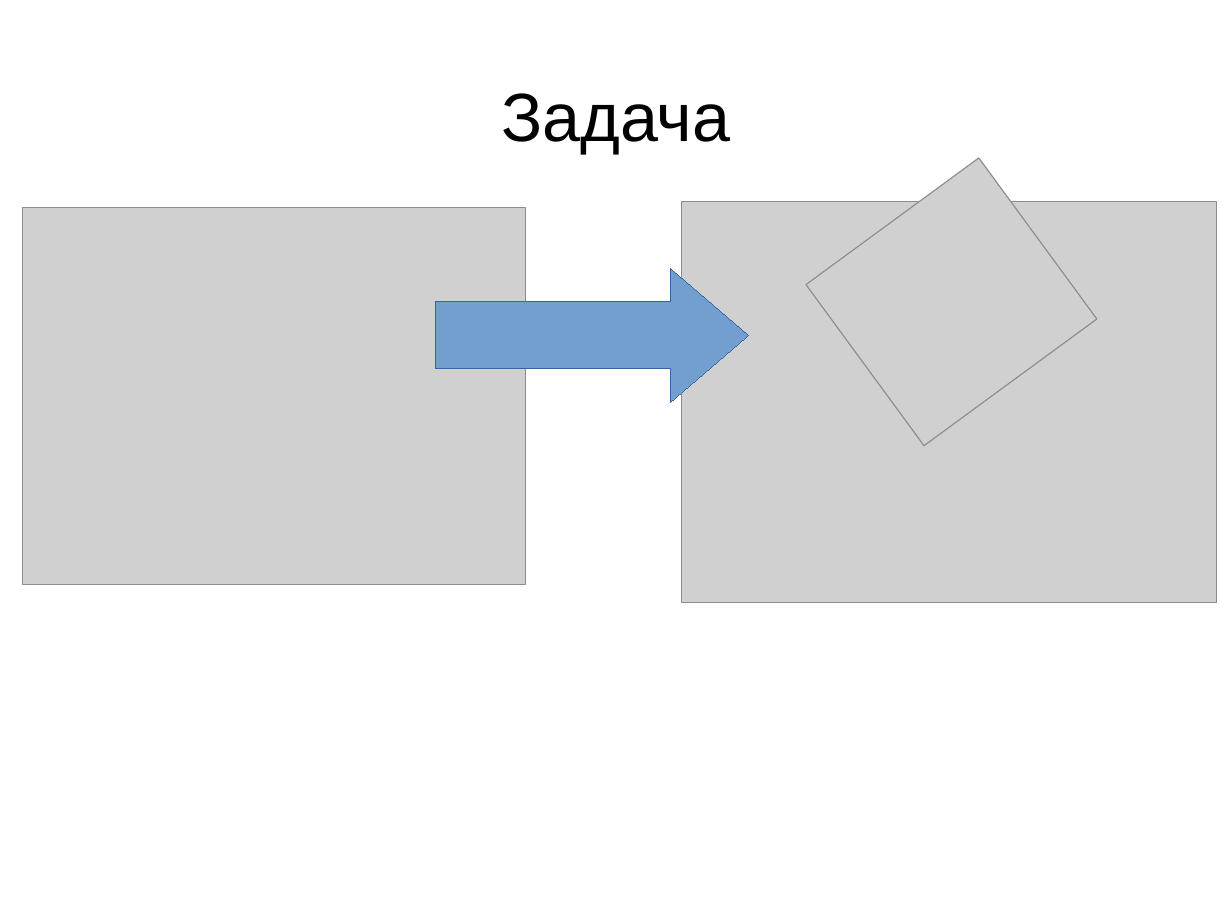
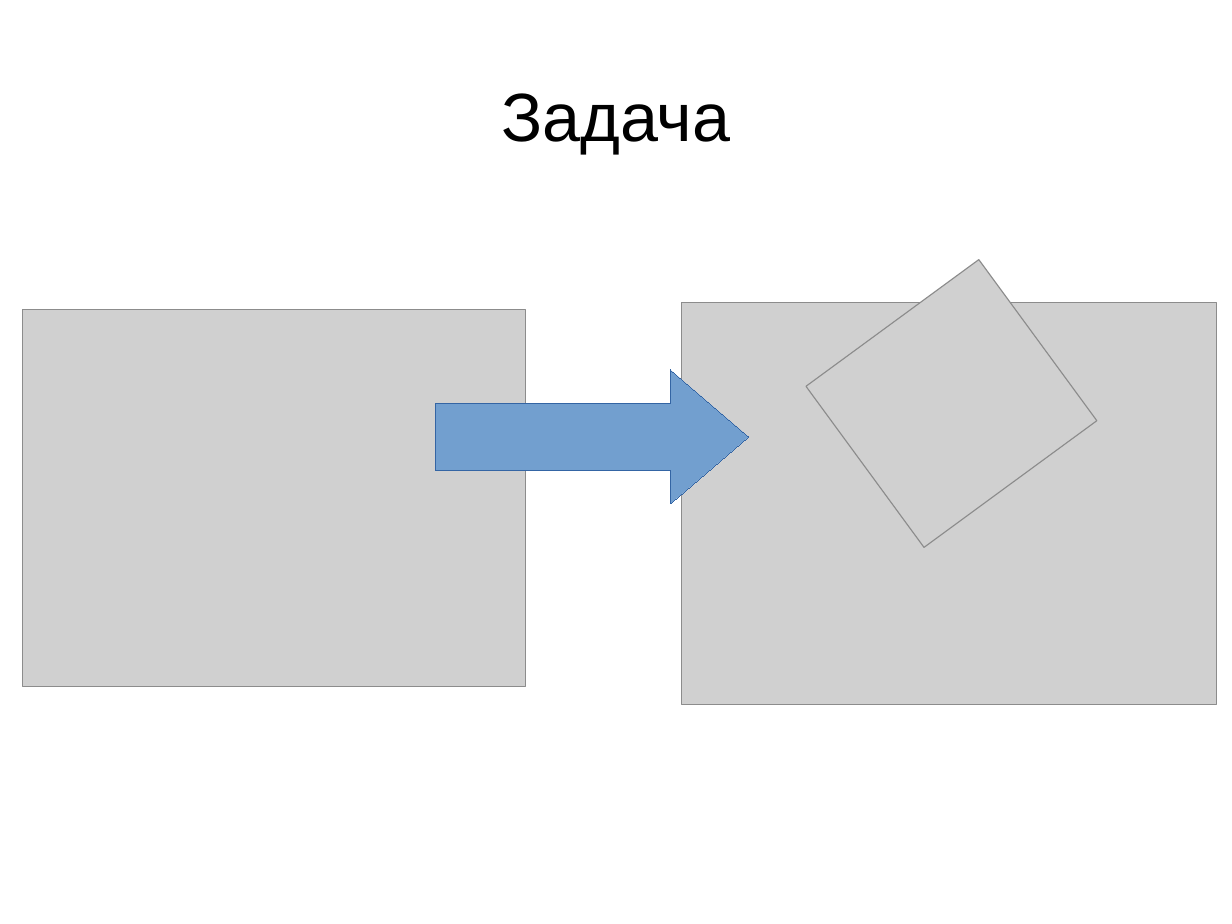
Before and after one commit to dorooleg/cartoon-faces, a slide deck: slide 2 of presentation.pptx. Drawn at 1232x924 pixels with LibreOffice and Linux fonts; fonts in the diff are those of the drawing; grey boxes stand for pictures. Boxes give left, top, right and bottom in pixels: in the first picture for what was removed or moved away, otherwise in the second. Text is boxed around its words. In the diff, an @@ line names an element or a change of style, - is before the commit and + after.

Commit message:
fix presentation

```diff
--- a/presentation.pptx
+++ b/presentation.pptx
@@ 3 pictures, 1 freeform shape: place and size @@
-3 pictures, 1 freeform shape at [22, 158, 1217, 603]
+3 pictures, 1 freeform shape at [22, 260, 1217, 704]
```
Also in this commit, not shown: 1 other slide changed, 1 slide added, 1 slide removed.
